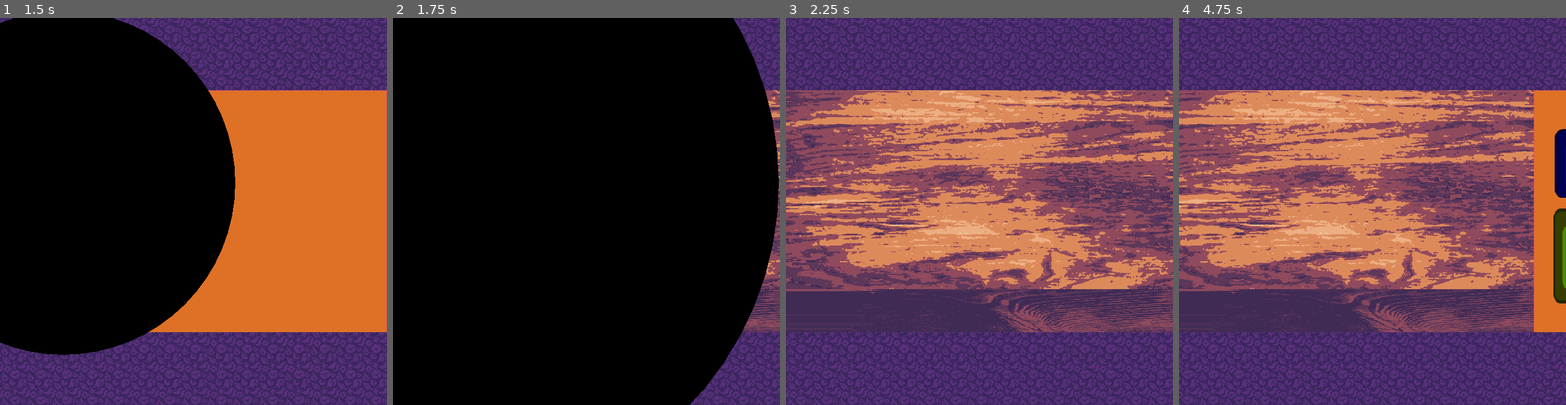
Above: before the commit, frames 1-4 (left to right).
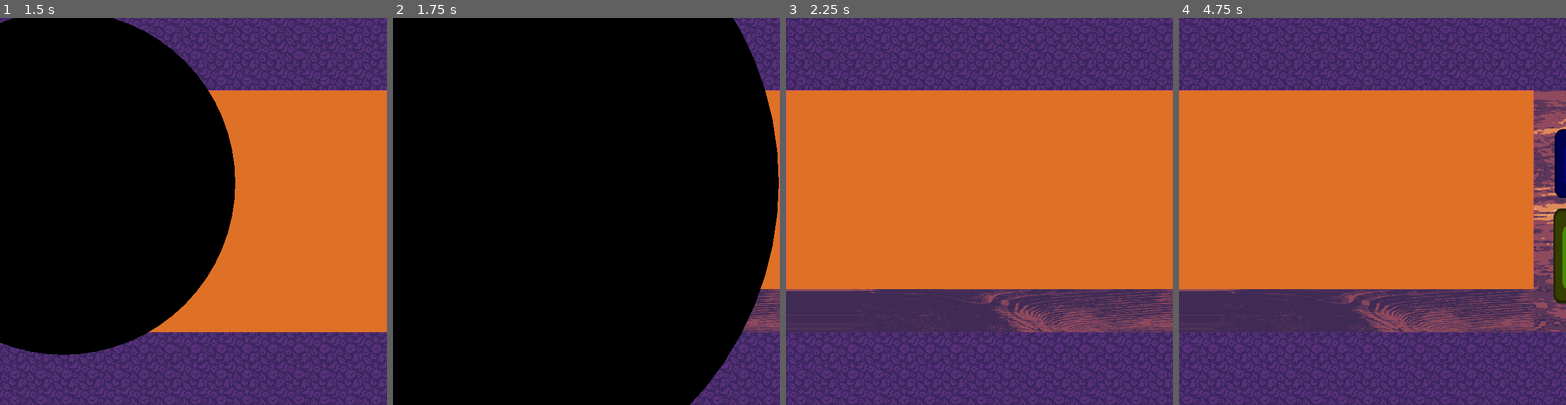
Above: after the commit, the same moments.

Repository: luankaike-code/felpo-jam-2026
Game: Godot game, scene res://scenes/screens/root_game.tscn
The game is run twice, just before and just after one commit, with the same random seed, the same clock (stepped at 60 frames per second) and the same inputs. The engine's default icon, where the game draws it, is replaced by a stand-in: a white triangle on a blue panel in a dark square.
Inputs (mouse positions are in pixels of both pictures, inside the frame that each line leads up to):
- Up to frame 1 (1.5 s): tap Enter (ui_accept) at 0.5, 0.77 s; move the mouse to (278, 192) at 0.52 s; click (278, 192) at 0.67 s; click (61, 184) at 1.27 s
- Up to frame 2 (1.75 s): no input
- Up to frame 3 (2.25 s): drag from (902, 230) to (960, 288) at 2.02 s
- Up to frame 4 (4.75 s): tap Enter (ui_accept) at 2.75, 3.5, 4.25, 4.52 s; move the mouse to (1411, 126) at 2.77 s; click (1411, 126) at 2.92 s; drag from (1229, 257) to (1442, 126) at 3.52 s; move the mouse to (1488, 269) at 4.27 s; click (1488, 269) at 4.42 s

Frame 1 is identical in both runs. In frame 2, 0.9% of the frame differs, in the area x 94-100%, y 18-71%; in frame 3, 51%, in the area x 0-100%, y 18-71%; in frame 4, 51%.

Commit message:
Update ClientObj

Diff:
--- a/felpojam-2026-game-code/scripts/data/client_data/client_data.gd
+++ b/felpojam-2026-game-code/scripts/data/client_data/client_data.gd
@@ -7,24 +7,27 @@
 }
 
 static var order: Array[names] = [
+	names.concubine,
 	names.warlord,
 	names.king,
-	names.concubine,
 ]
 
 static var client: Dictionary[names, ClientObj] = {
 	names.concubine: ClientObj.new(
 		CharacterData.names.concubine,
 		SpeechsData.names.concubine,
+		SpeechsData.names.get_order_concubine,
 		OrdersData.names.more_fetility
 	),
 	names.king: ClientObj.new(
 		CharacterData.names.king,
 		SpeechsData.names.king,
+		SpeechsData.names.king,
 		OrdersData.names.infernal_fire
 	),
 	names.warlord: ClientObj.new(
 		CharacterData.names.warlord,
+		SpeechsData.names.warlord,
 		SpeechsData.names.warlord,
 		OrdersData.names.infernal_fire
 	)
--- a/felpojam-2026-game-code/scripts/data/client_data/client_obj.gd
+++ b/felpojam-2026-game-code/scripts/data/client_data/client_obj.gd
@@ -2,9 +2,11 @@
 
 var character_name: CharacterData.names
 var order: OrdersData.names
-var speech: SpeechsData.names
+var order_speech: SpeechsData.names
+var get_order_speech: SpeechsData.names
 
-func _init(character_name_: CharacterData.names, speech_: SpeechsData.names, order_: OrdersData.names) -> void:
+func _init(character_name_: CharacterData.names, order_speech_: SpeechsData.names,  get_order_speech_: SpeechsData.names, order_: OrdersData.names) -> void:
 	character_name = character_name_
 	order = order_
-	speech = speech_
+	order_speech = order_speech_
+	get_order_speech = get_order_speech_
--- a/felpojam-2026-game-code/scripts/data/speechs_data.gd
+++ b/felpojam-2026-game-code/scripts/data/speechs_data.gd
@@ -2,6 +2,7 @@
 
 enum names {
 	concubine,
+	get_order_concubine,
 	concubine_result_positive,
 	concubine_result_ok,
 	concubine_result_negative,
@@ -23,6 +24,9 @@
 		"me chamo Romã e eu cheguei a pouco tempo,",
 		"mas já estou ansiosa para cumprir com meus deveres com vossa majestade...",
 		"Gostaria de aumentar a minha fertilidade",
+	],
+	names.get_order_concubine: [
+		"vim ver o macaco"
 	],
 	names.concubine_result_positive: [
 		"Esse pergaminho foi muito util !!! amei !!!",
--- a/felpojam-2026-game-code/scripts/states/client_local/idle_client.gd
+++ b/felpojam-2026-game-code/scripts/states/client_local/idle_client.gd
@@ -13,7 +13,8 @@
 
 func create_speech_bubble():
 	host.character_sprite.entered.disconnect(create_speech_bubble)
-	var speech := SpeechsData.speechs[host.current_client_data.speech]
+
+	var speech := SpeechsData.speechs[host.current_client_data.get_order_speech]
 	speech_bubble = host.speech_bubble_manager.create_speech_bubble(speech, order.size())
 	speech_bubble.all_delivery_zones_filled.connect(_on_receive_parchments)
 
--- a/felpojam-2026-game-code/scripts/states/client_local/new_client.gd
+++ b/felpojam-2026-game-code/scripts/states/client_local/new_client.gd
@@ -13,7 +13,7 @@
 
 func start_dialog():
 	host.character_sprite.entered.disconnect(start_dialog)
-	var speech := SpeechsData.speechs[host.current_client_data.speech]
+	var speech := SpeechsData.speechs[host.current_client_data.order_speech]
 	var speech_bubble := host.speech_bubble_manager.create_speech_bubble(speech)
 	speech_bubble.finish_all_dialogs.connect(to_craft_time)
 
Not shown: 1 places in felpojam-2026-game-code/scenes/screens/game.tscn that only renumber resources
